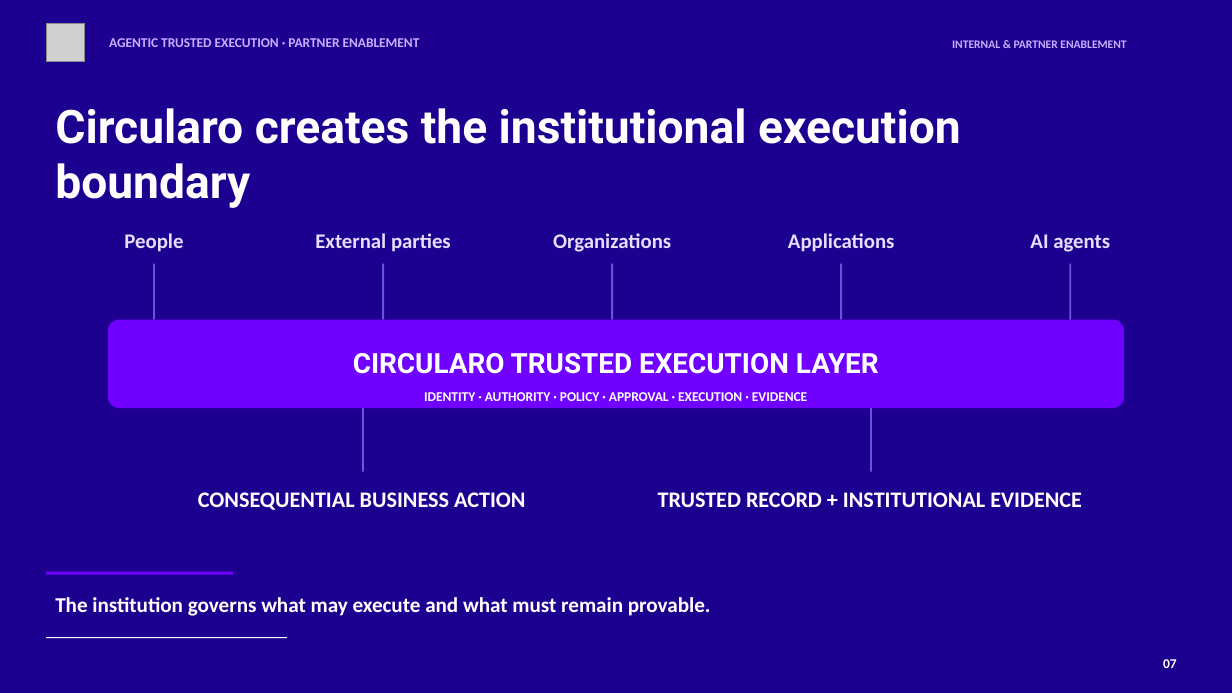
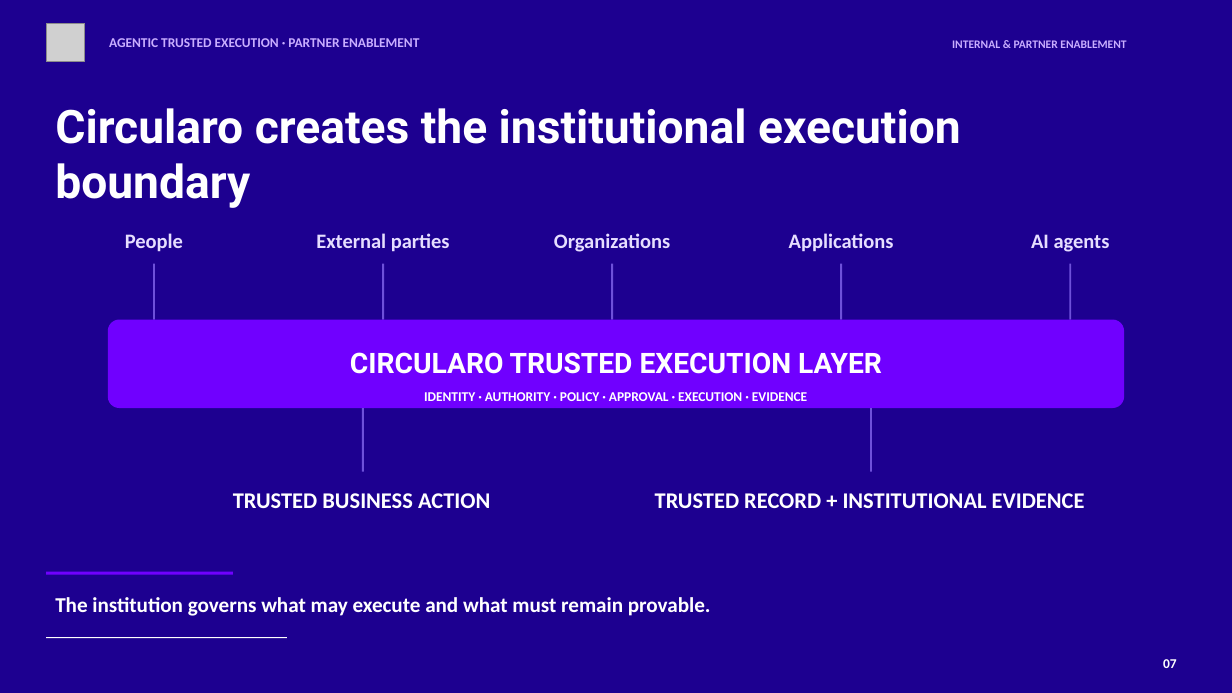
Before and after one commit to josefpalaxo/sales-system, a slide deck: slide 7 of work/slides/agentic-trusted-execution-partner-enablement/output/agentic-trusted-execution-partner-enablement.pptx. Drawn at 1232x693 pixels with LibreOffice and Linux fonts; fonts in the diff are those of the drawing; grey boxes stand for pictures. Boxes give left, top, right and bottom in pixels: in the first picture for what was removed or moved away, otherwise in the second. Text is boxed around its words. In the diff, an @@ line names an element or a change of style, - is before the commit and + after.

Commit message:
Update trusted execution materials and service assets

```diff
--- a/work/slides/agentic-trusted-execution-partner-enablement/output/agentic-trusted-execution-partner-enablement.pptx
+++ b/work/slides/agentic-trusted-execution-partner-enablement/output/agentic-trusted-execution-partner-enablement.pptx
@@ text "External parties" at (x1=316, y1=233, x2=450, y2=252): size 16.1 to 16 pt @@
@@ text "CIRCULARO TRUSTED EXECUTION LAYER" at (x1=350, y1=352, x2=882, y2=374): size 21.8 to 22 pt @@
@@ text at (x1=233, y1=493, x2=490, y2=508): text changed; size 17.2 to 17.5 pt @@
-CONSEQUENTIAL BUSINESS ACTION
+TRUSTED BUSINESS ACTION
@@ text "TRUSTED RECORD + INSTITUTIONAL EVIDENCE" at (x1=655, y1=493, x2=1085, y2=508): size 17.2 to 17.5 pt @@
```
Also in this commit, not shown: 13 other slides changed, 46 other files.
